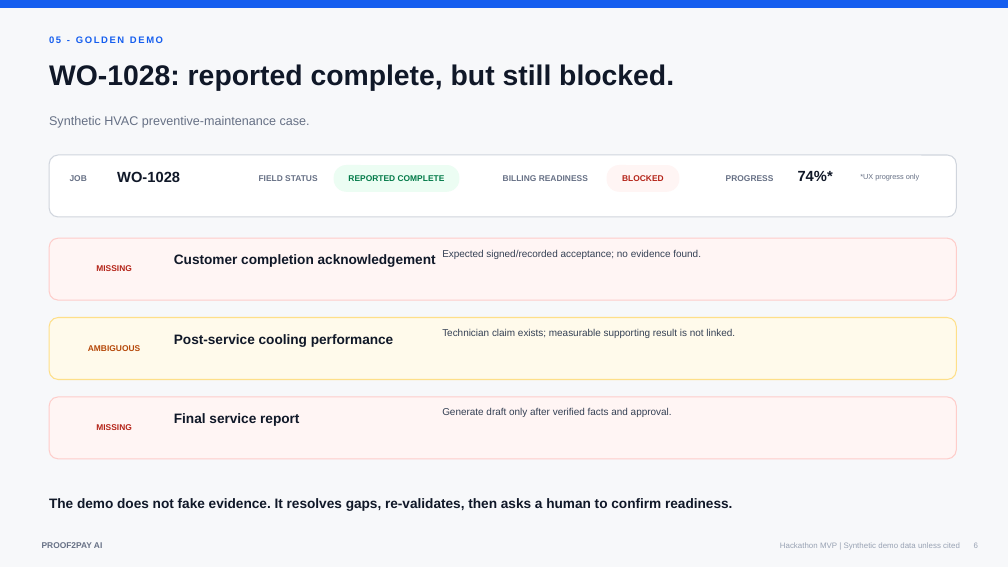
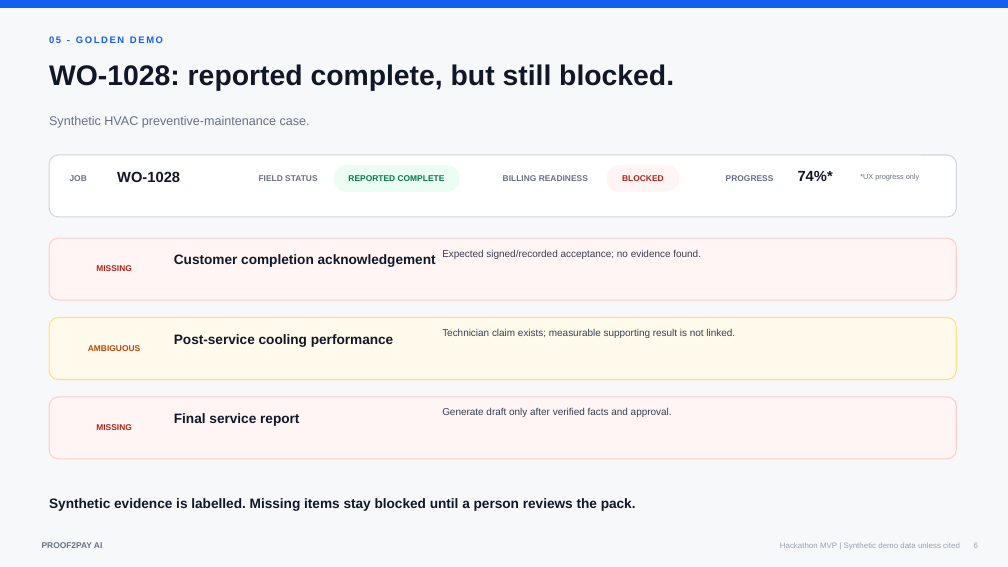
Before and after one commit to apiipp-co/proof2pay-ai, a slide deck: slide 6 of docs/02-pitch-deck.pptx. Drawn at 1008x567 pixels with LibreOffice and Linux fonts; fonts in the diff are those of the drawing. Boxes give left, top, right and bottom in pixels: in the first picture for what was removed or moved away, otherwise in the second. Text is boxed around its words. In the diff, an @@ line names an element or a change of style, - is before the commit and + after.

```diff
--- a/docs/02-pitch-deck.pptx
+++ b/docs/02-pitch-deck.pptx
@@ text at (49,498,636,511): text changed @@
-The demo does not fake evidence. It resolves gaps, re-validates, then asks a human to confirm readiness.
+Synthetic evidence is labelled. Missing items stay blocked until a person reviews the pack.
```
Also in this commit, not shown: 3 other slides changed, 27 other files.
